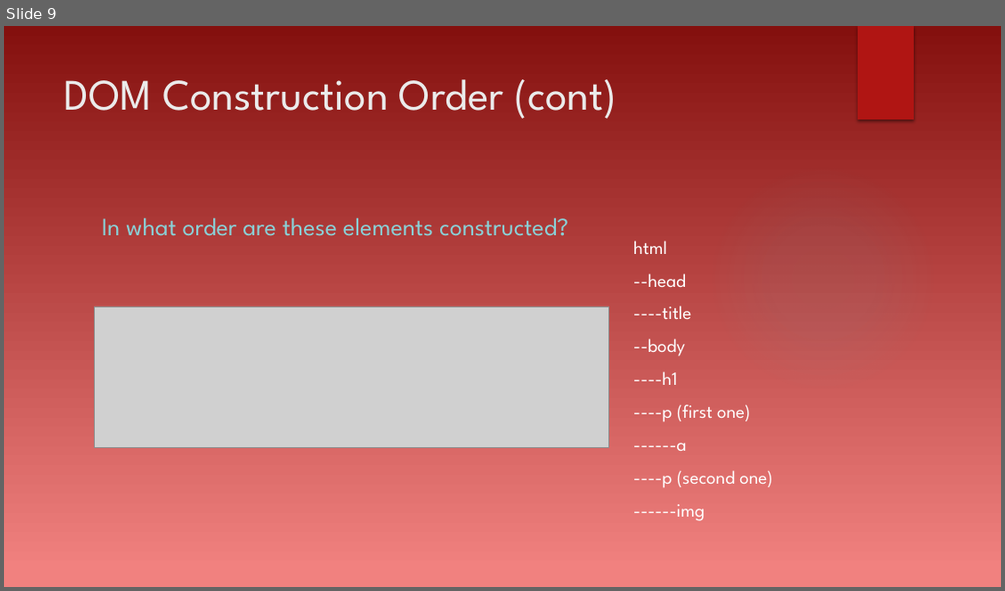
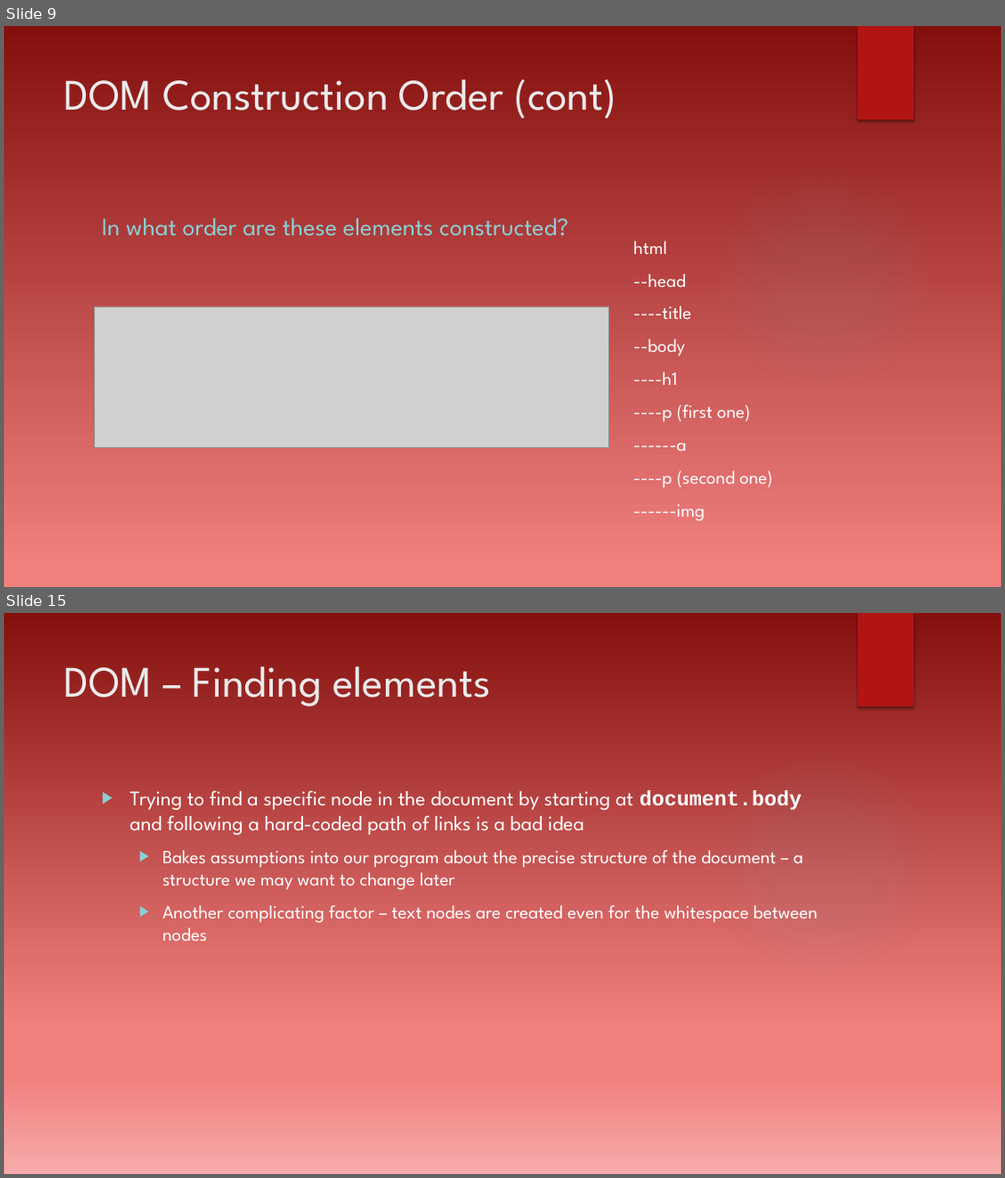
Before and after one commit to dtarvin/evening-work, a slide deck: document-object-model-presentation/Document Object Model.pptx. Shown one above the other, each under a label of ours: slide 9 before the commit, slides 9 and 15 after it; the slides between them are not shown. The pictures are 1005x591 and 1005x1178 pixels, drawn with LibreOffice and Linux fonts; fonts in the diff are those of the drawing; grey boxes stand for pictures; background and template pictures are left out. Boxes give left, top, right and bottom in pixels: in the first picture for what was removed or moved away, otherwise in the second. Text is boxed around its words. In the diff, an @@ line names an element or a change of style, - is before the commit and + after.

```diff
--- a/document-object-model-presentation/Document Object Model.pptx
+++ b/document-object-model-presentation/Document Object Model.pptx
@@ slide 15 added at (4,613,1001,1174), background gradient #84100E to #F1817F to #F6ABAA; not listed: 2 template elements that a slide beside it also shows @@
@@ title added at (65,666,490,706), 42 pt, text #EBEBEB @@
+DOM – Finding elements
@@ text added at (129,790,817,941), 18 pt, text #FFFFFF @@
+▶ Trying to find a specific node in the document by starting at document.body and following a hard-coded path of links is a bad idea
+  ▶ Bakes assumptions into our program about the precise structure of the document – a structure we may want to change later
+  ▶ Another complicating factor – text nodes are created even for the whitespace between nodes
```
Also in this commit, not shown: 1 slide changed, 10 other slides added, 3 other files.
